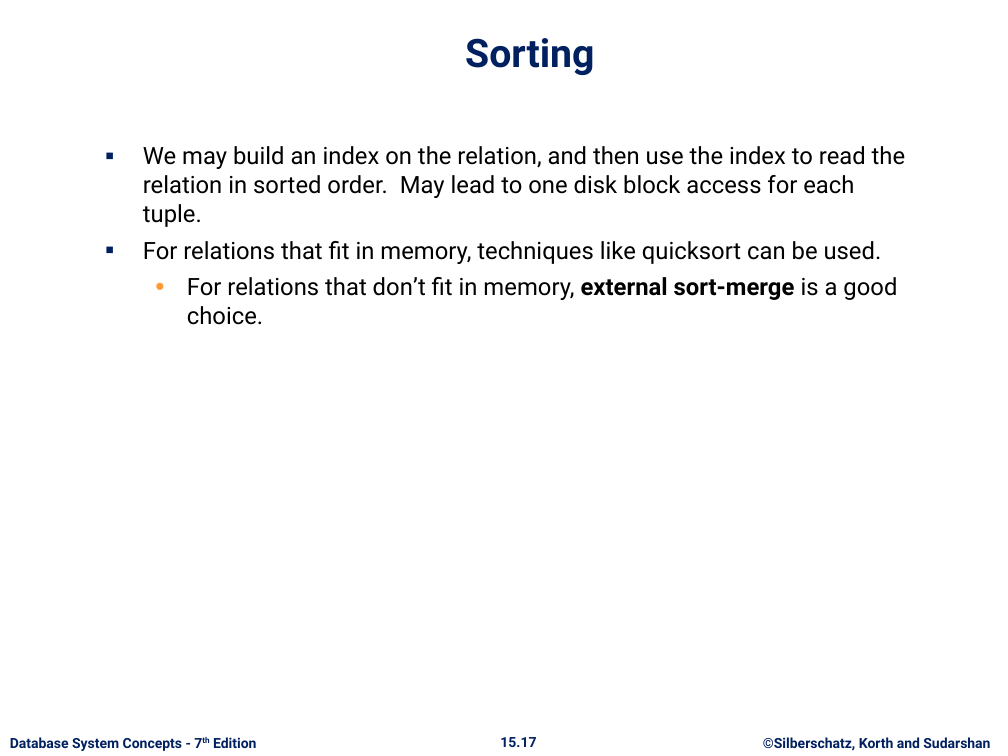
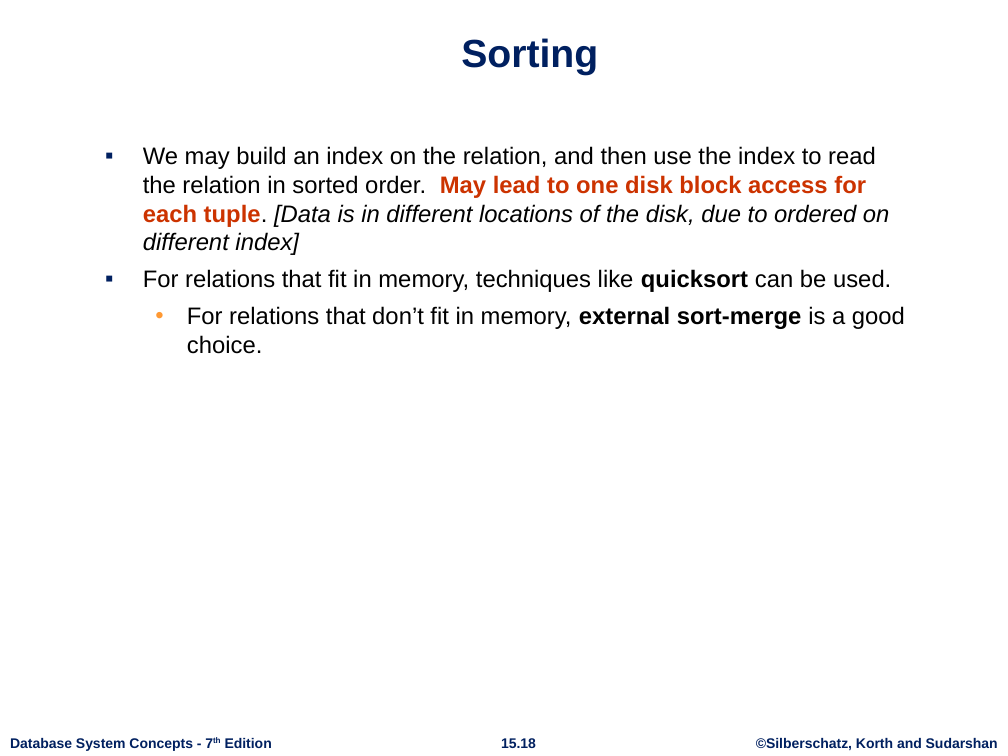
Before and after one commit to rizveeredwan/course-contents, a slide deck: slide 18 of CSE-3104/ch15.pptx (slide 17 before the commit). Drawn at 1008x756 pixels with LibreOffice and Linux fonts; fonts in the diff are those of the drawing; background and template pictures are left out. Boxes give left, top, right and bottom in pixels: in the first picture for what was removed or moved away, otherwise in the second. Text is boxed around its words. In the diff, an @@ line names an element or a change of style, - is before the commit and + after.

```diff
--- a/CSE-3104/ch15.pptx
+++ b/CSE-3104/ch15.pptx
@@ title "Sorting" at (461,38,598,75): font Roboto to Arial @@
@@ text at (143,146,890,255): text changed; font Roboto to Arial @@
-▪ We may build an index on the relation, and then use the index to read the relation in sorted order. May lead to one disk block access for each tuple.
+▪ We may build an index on the relation, and then use the index to read the relation in sorted order. May lead to one disk block access for each tuple. [Data is in different locations of the disk, due to ordered on different index]
@@ text at (143,269,905,354): font Roboto to Arial in "For relations that fit in memory, techniques ...", "For relations that don’t fit in memory, ..."; bold on in "quicksort" @@
@@ text "Database System Concepts - 7th ..." at (10,738,272,751): font Roboto to Arial; less space between paragraphs @@
@@ page number at (501,738,536,748): text changed; font Roboto to Arial @@
-15.17
+15.18
@@ text "©Silberschatz, Korth and Sudarshan" at (756,738,998,751): font Roboto to Arial; less space between paragraphs @@
```
Also in this commit, not shown: 62 other slides changed, 17 slides added.
